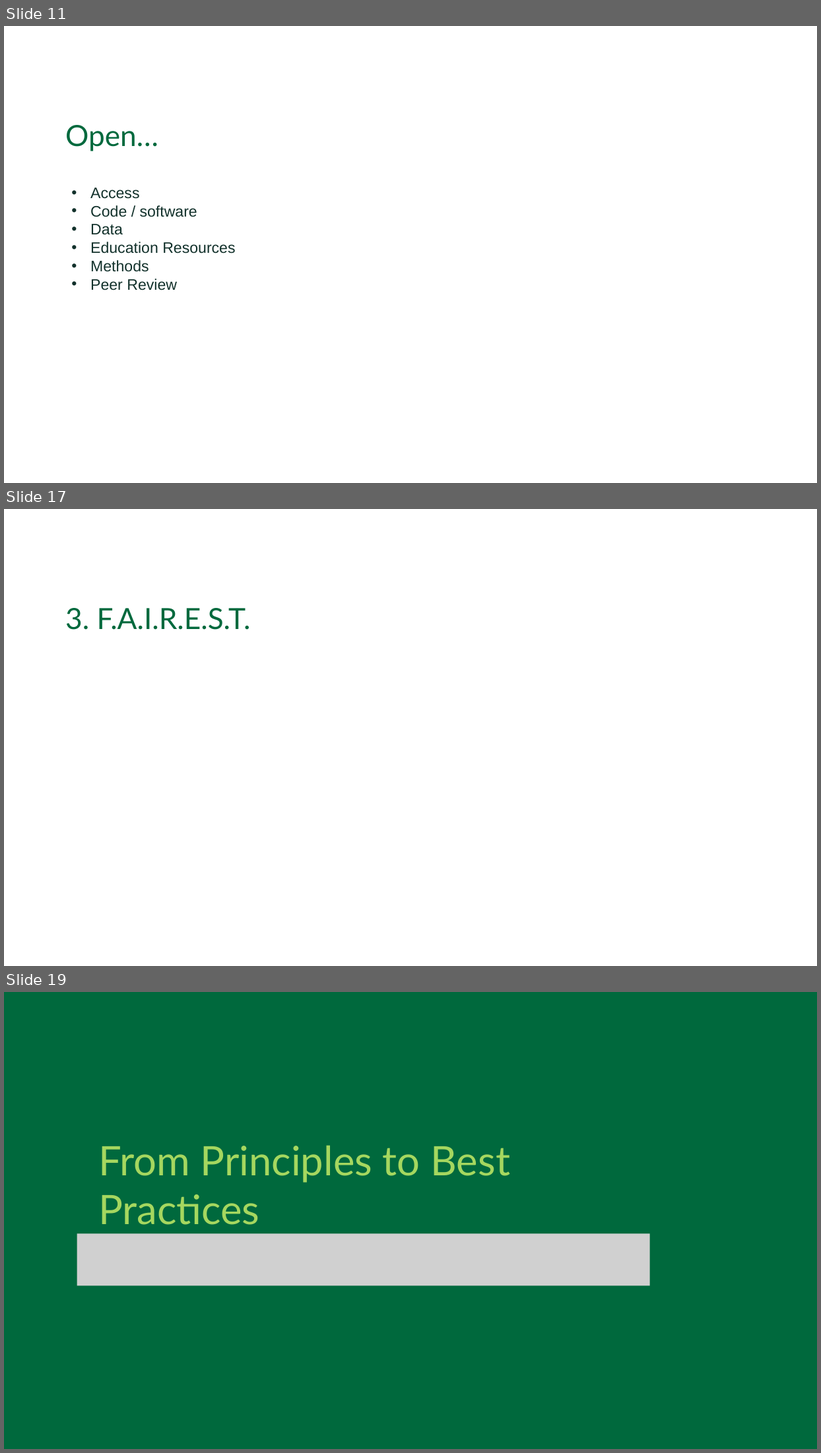
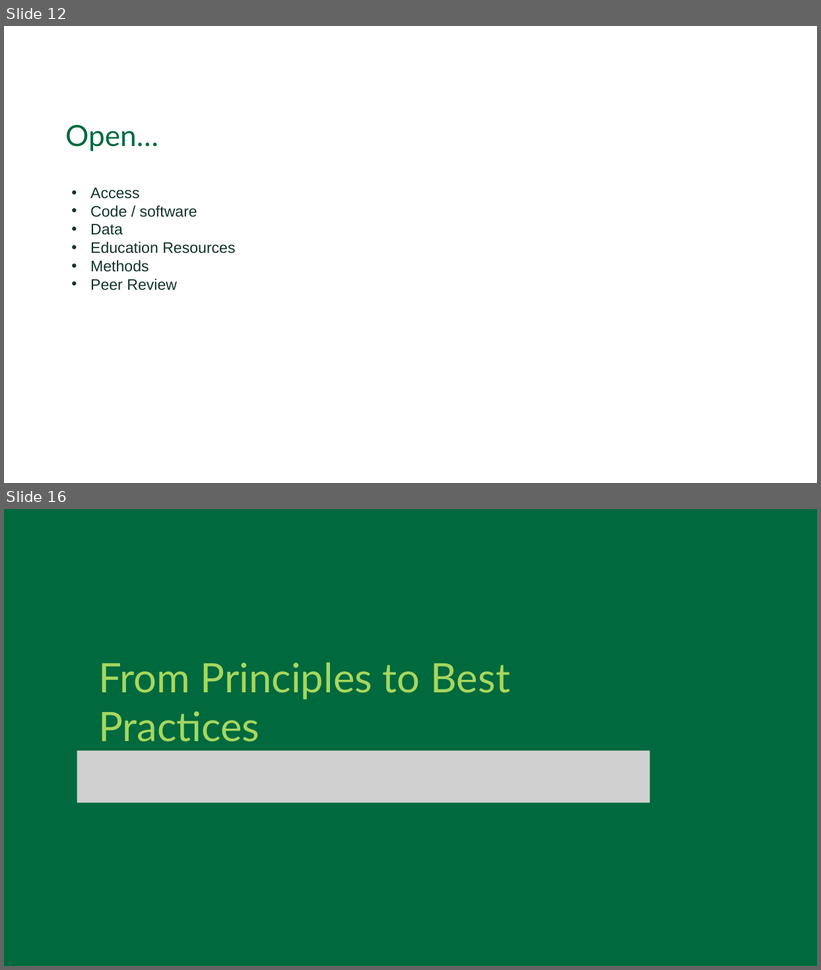
Before and after one commit to Dartmouth-Libraries/r_research-fundamentals_ws, a slide deck: slides/04a_Computation-Research_Best-Practices.pptx. Shown one above the other, each under a label of ours: slides 11, 17 and 19 before the commit, slides 12 and 16 after it; the slides between them are not shown. The pictures are 821x1453 and 821x970 pixels, drawn with LibreOffice and Linux fonts; fonts in the diff are those of the drawing; grey boxes stand for pictures; background and template pictures are left out. Boxes give left, top, right and bottom in pixels: in the first picture for what was removed or moved away, otherwise in the second. Text is boxed around its words. In the diff, an @@ line names an element or a change of style, - is before the commit and + after.

```diff
--- a/slides/04a_Computation-Research_Best-Practices.pptx
+++ b/slides/04a_Computation-Research_Best-Practices.pptx
@@ slide 17 removed at [4, 509, 817, 966], background #FFFFFF @@
@@ text removed at [65, 608, 251, 630] @@
-3. F.A.I.R.E.S.T.
@@ what was slide 11 is now slide 12 @@
@@ what was slide 19 is now slide 16 @@
```
Also in this commit, not shown: 3 slides changed, 7 slides added, 4 other slides removed.
